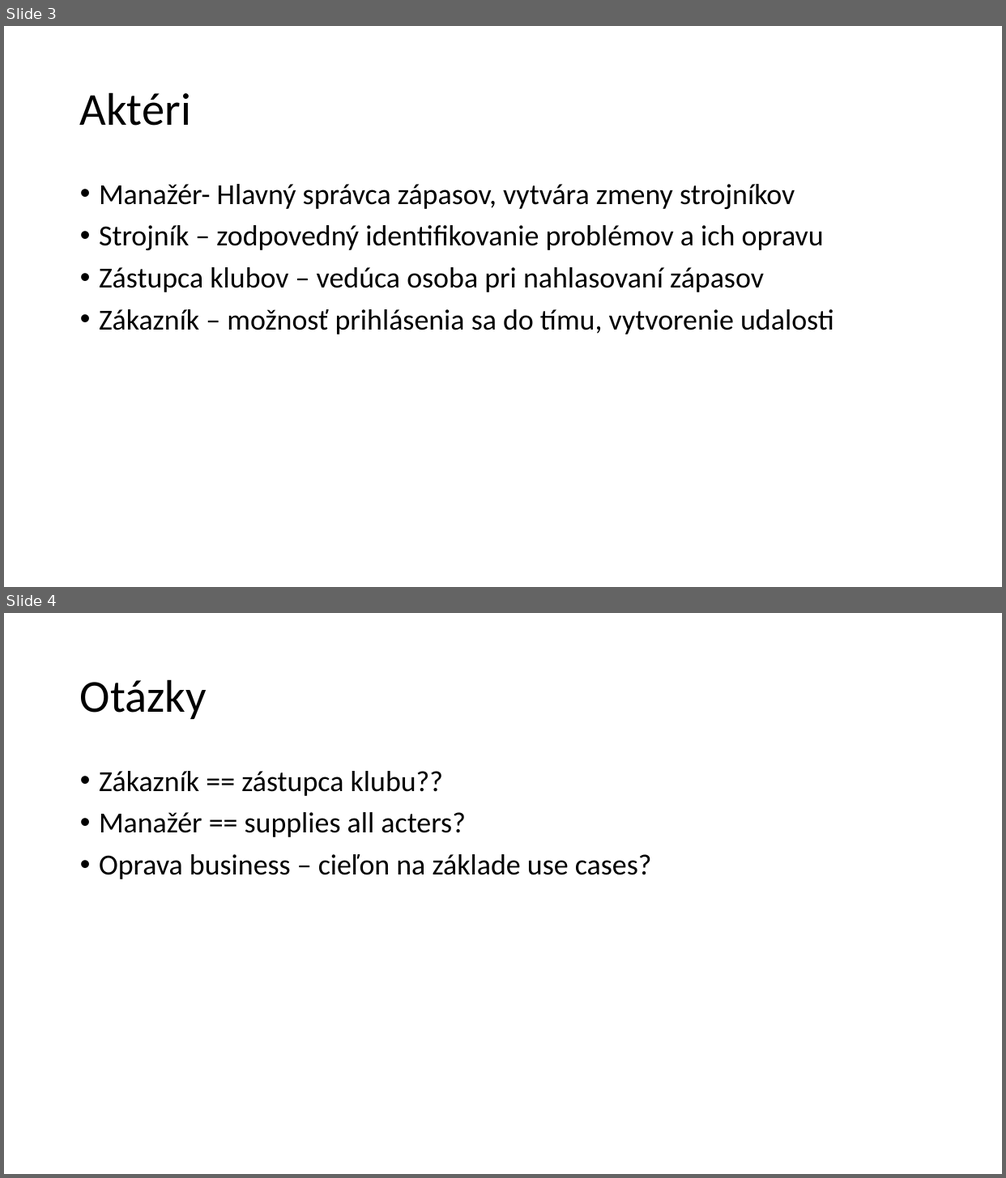
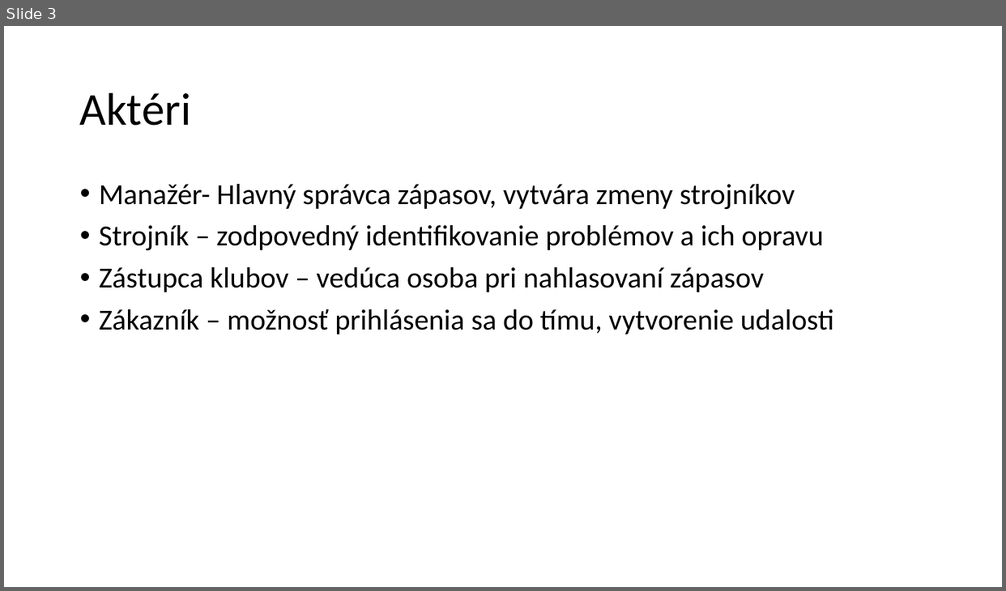
Before and after one commit to PavolGrofcik/PSI, a slide deck: Presentations/PPT 5.pptx. Shown one above the other, each under a label of ours: slides 3 and 4 before the commit, slide 3 after it. The pictures are 1006x1178 and 1006x591 pixels, drawn with LibreOffice and Linux fonts; fonts in the diff are those of the drawing. Boxes give left, top, right and bottom in pixels: in the first picture for what was removed or moved away, otherwise in the second. Text is boxed around its words. In the diff, an @@ line names an element or a change of style, - is before the commit and + after.

Commit message:
Upravený business diagram

```diff
--- a/Presentations/PPT 5.pptx
+++ b/Presentations/PPT 5.pptx
@@ slide 4 removed at [4, 613, 1002, 1174], background #FFFFFF @@
@@ title removed at [80, 679, 206, 719] @@
-Otázky
@@ text removed at [99, 771, 652, 879] @@
-• Zákazník == zástupca klubu??
-• Manažér == supplies all acters?
-• Oprava business – cieľon na základe use cases?
```
Also in this commit, not shown: 1 slide changed, 2 slides added, 1 other slide removed, 1 other file.
